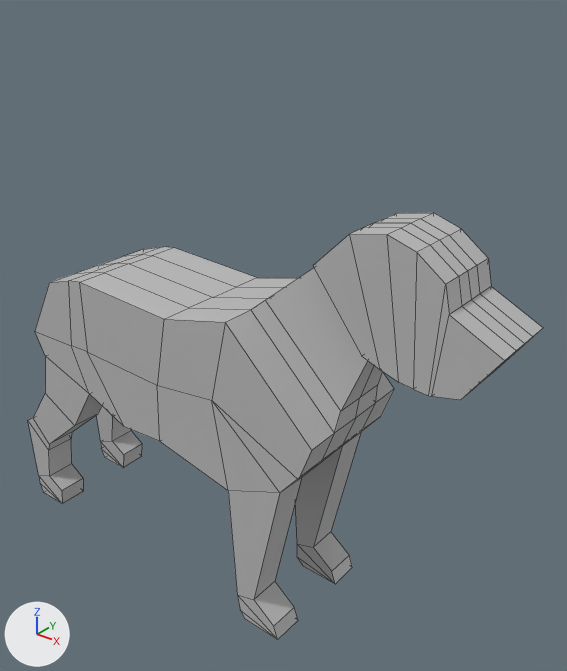
An edit to the FBX model Assets/_LudumDare/Models/Place Holder Dog.fbx, drawn before and after from the same camera.
Both versions are drawn from a 50 mm camera at (0.867, -0.688, 0.828) aimed at (0.287, 0.038, 0.378). Arrows for +X, +Y and +Z are at lower left; the lights stay in place. Mesh edges are drawn as thin lines. Where no turn or scale is listed for an object, it has been applied to the vertices.

The scene before the commit, as lines of its bpy script (objects in view):
```python
me_mesh = bpy.data.meshes.new('Mesh')
me_mesh.from_pydata(...)  # 226 vertices, 234 faces; spans x -0.408..0.361, y -0.089..0.089, z -0.319..0.261
me_mesh.materials.append(mat_lambert1)  # grey #bcbcbc
ob_doge = bpy.data.objects.new('Doge', me_mesh)
ob_doge.location = (0.259, 0.0, 0.319)
```
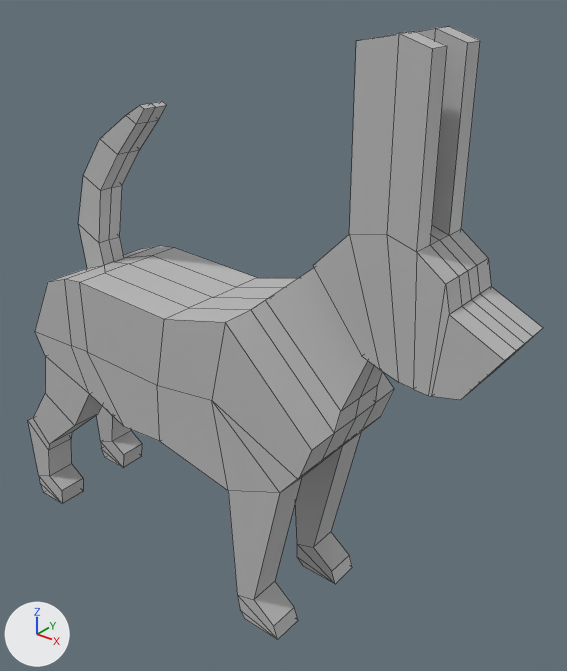
Commit message: Updated dog

Where the newer file only moved an object's origin or applied its transform, the numbers keep the older frame.

Pixel boxes (x1, y1, x2, y2) of what changed, in the pictures (567 x 671 px):
```json
{"object": "Doge", "change": "reshaped", "before": [28, 213, 543, 640], "after": [28, 26, 543, 640], "on screen": "44% taller"}
{"part": 1, "of": "me_mesh", "change": "built on", "before": [35, 247, 173, 351], "after": [35, 101, 174, 351]}
{"part": 2, "of": "me_mesh", "change": "built on", "before": [351, 213, 460, 252], "after": [349, 26, 480, 252]}
```

Scene script edits in JSON lines:
```json
{"block": "me_mesh", "where": "# used by ob_doge; location = (0.259, 0.0, 0.319)"}
{"op": "remove", "block": "me_mesh", "code": "me_mesh.from_pydata(...)  # 226 vertices, 234 faces; spans x -0.408..0.361, y -0.089..0.089, z -0.319..0.261"}
{"op": "add", "block": "me_mesh", "code": "me_mesh.from_pydata(...)  # 268 vertices, 276 faces; spans x -0.408..0.361, y -0.089..0.089, z -0.319..0.447"}
{"block": "me_mesh", "change": "me_mesh part 1"}
{"block": "me_mesh", "change": "2 faces are deleted"}
{"block": "me_mesh", "change": "3 vertices in x -0.293, y -0.089..0.089, z 0.093 move by (-0.004, 0.0, 0.0)"}
{"block": "me_mesh", "change": "3 vertices in x -0.248, y -0.089..0.089, z 0.107 move by (-0.009, 0.0, 0.0)"}
{"block": "me_mesh", "change": "4 vertices move from x -0.293..-0.248, y -0.044..0.044, z 0.093..0.107 to x -0.297..-0.257, y -0.019..0.019, z 0.093..0.107"}
{"block": "me_mesh", "change": "30 vertices are added at x -0.306..-0.146, y -0.019..0.019, z 0.139..0.341"}
{"block": "me_mesh", "change": "32 new faces join them"}
{"block": "me_mesh", "change": "me_mesh part 2"}
{"block": "me_mesh", "change": "4 faces are deleted"}
{"block": "me_mesh", "change": "4 vertices are added at (0.181, 0.02, 0.437), (0.181, 0.046, 0.437), (0.181, -0.02, 0.437), (0.181, -0.046, 0.437)"}
{"block": "me_mesh", "change": "8 new vertices lie (0.0, 0.0, 0.186) away from vertices in x 0.226..0.26, y -0.046..0.046, z 0.25..0.261"}
{"block": "me_mesh", "change": "16 new faces join them"}
```
